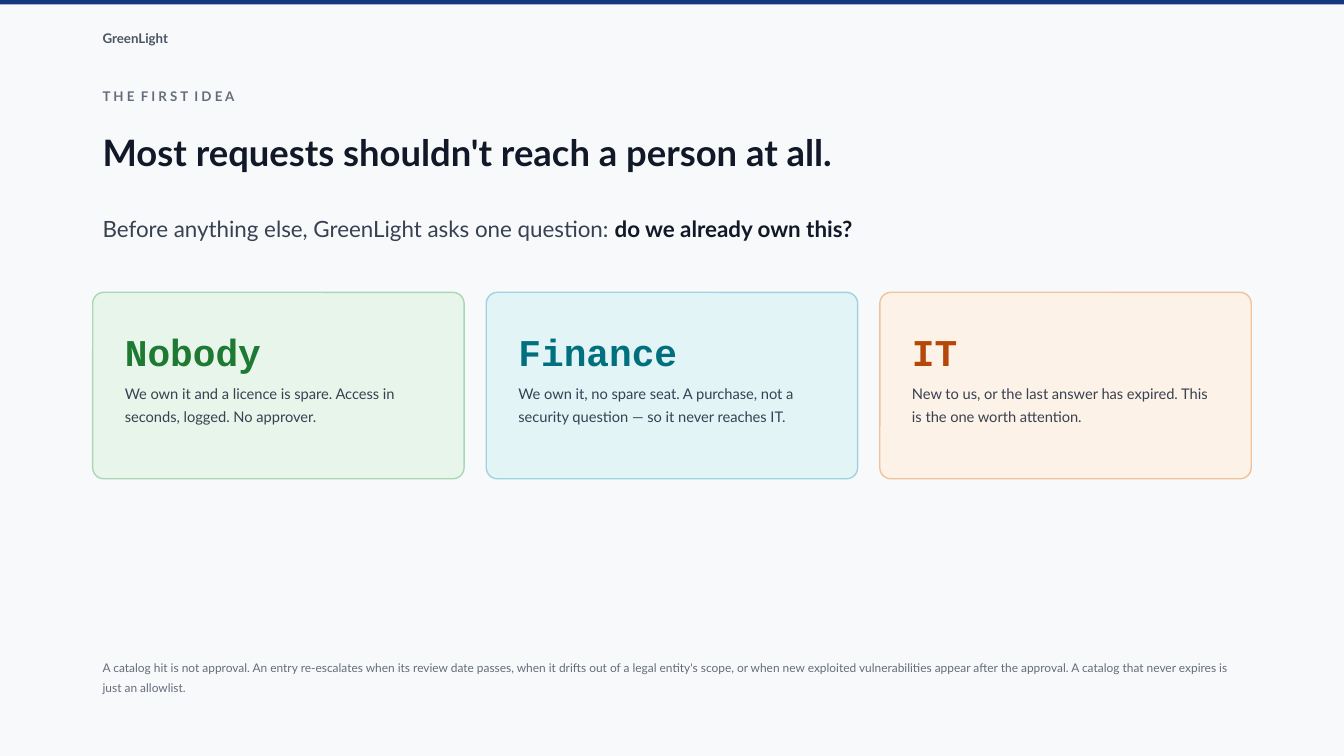
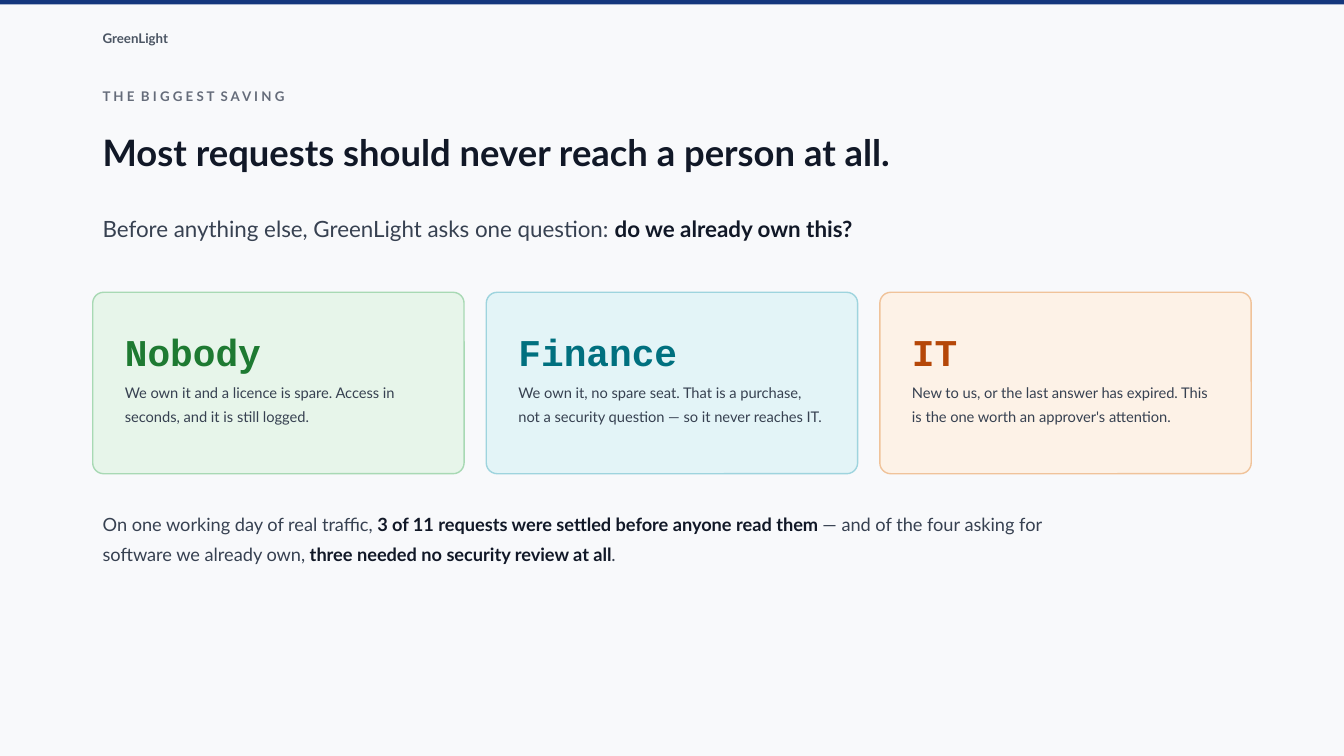
Before and after one commit to lakshitha-dev/greenlight, a slide deck: slide 5 of docs/greenlight-deck.pptx. Drawn at 1344x756 pixels with LibreOffice and Linux fonts; fonts in the diff are those of the drawing. Boxes give left, top, right and bottom in pixels: in the first picture for what was removed or moved away, otherwise in the second. Text is boxed around its words. In the diff, an @@ line names an element or a change of style, - is before the commit and + after.

```diff
--- a/docs/greenlight-deck.pptx
+++ b/docs/greenlight-deck.pptx
@@ text at [103,91,285,101]: text changed @@
-T H E F I R S T I D E A
+T H E B I G G E S T S A V I N G
@@ text at [103,139,890,172]: text changed @@
-Most requests shouldn't reach a person at all.
+Most requests should never reach a person at all.
@@ rounded rectangle: place and size @@
-rounded rectangle at [93,292,464,479]
+rounded rectangle at [93,292,464,474]
@@ rounded rectangle: place and size @@
-rounded rectangle at [486,292,857,479]
+rounded rectangle at [486,292,857,474]
@@ rounded rectangle: place and size @@
-rounded rectangle at [880,292,1251,479]
+rounded rectangle at [880,292,1251,474]
@@ text at [125,387,395,425]: text changed @@
-We own it and a licence is spare. Access in seconds, logged. No approver.
+We own it and a licence is spare. Access in seconds, and it is still logged.
@@ text at [518,387,822,425]: text changed @@
-We own it, no spare seat. A purchase, not a security question — so it never reaches IT.
+We own it, no spare seat. That is a purchase, not a security question — so it never reaches IT.
@@ text at [912,387,1208,425]: text changed @@
-New to us, or the last answer has expired. This is the one worth attention.
+New to us, or the last answer has expired. This is the one worth an approver's attention.
@@ text added at [103,517,1042,564], 13 pt, text #111827, bold @@
+On one working day of real traffic, 3 of 11 requests were settled before anyone read them — and of the four asking for software we already own, three needed no security review at all.
@@ text removed at [103,663,1227,694] @@
-A catalog hit is not approval. An entry re-escalates when its review date passes, when it drifts out of a legal entity's scope, or when new exploited vulnerabilities appear after the approval. A catalog that never expires is just an allowlist.
```
Also in this commit, not shown: 6 other slides changed, 5 slides added, 6 slides removed, 3 other files.
